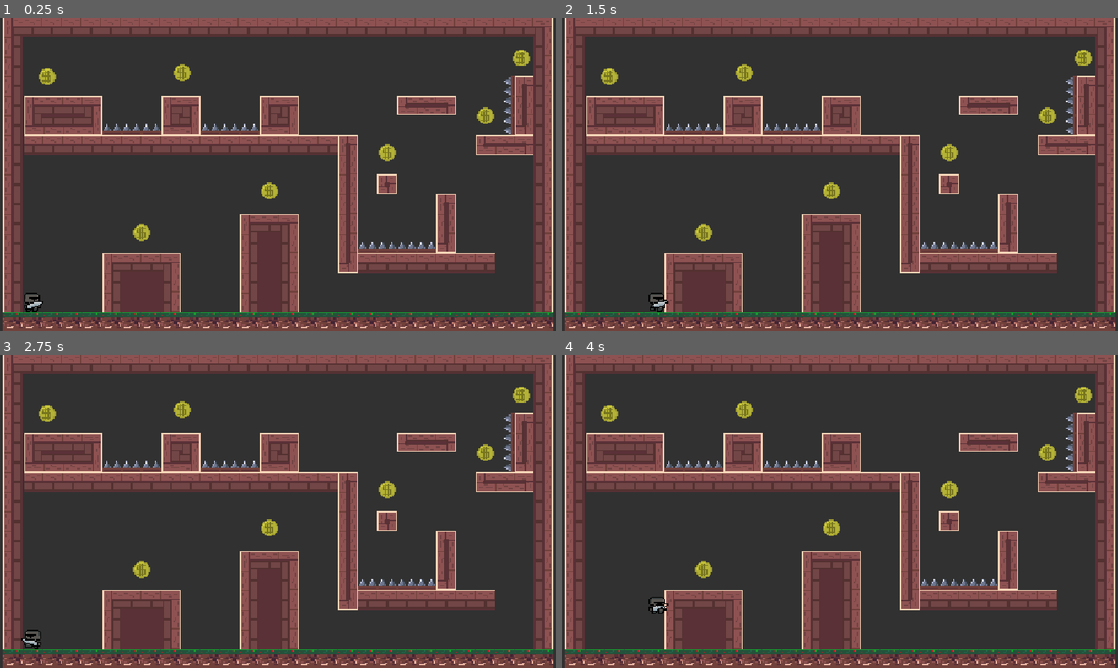
Above: before the commit, frames 1-4 (two rows, left to right).
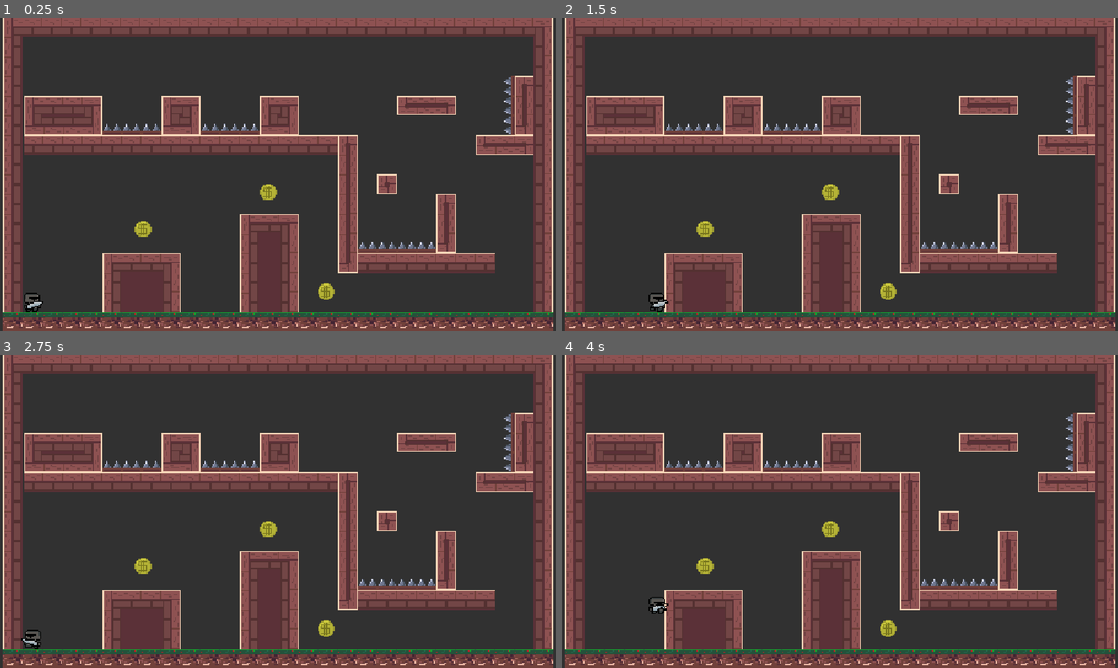
Above: after the commit, the same moments.

Repository: Marcausente/KnightGame2DGodot
Game: Godot game, scene res://Escenas/escena_principal/escena_principal.tscn
Two runs of this game, one before a commit and one after it. Both use one fixed random seed, a clock stepped at 60 frames per second and the inputs below.
Inputs:
- Up to frame 1 (0.25 s): no input
- Up to frame 2 (1.5 s): tap Enter at 0.5 s; hold D (derecha) from 0.53 s (still down); tap W (saltar) at 0.77 s
- Up to frame 3 (2.75 s): tap W (saltar) at 1.52 s; release D (derecha) at 2.03 s; hold A (izquierda) from 2.03 s (still down)
- Up to frame 4 (4 s): release A (izquierda) at 2.78 s; hold D (derecha) from 2.78 s (still down); tap W (saltar) at 3.02, 3.77 s

The runs differ from the first frame. In frame 1, 1.0% of the frame differs, in the area x 7-96%, y 10-90%; in frame 2, 1.0%; in frame 3, 1.0%; in frame 4, 1.0%.

Commit message:
FEAT: Fix error que no nos permitia recoger las monedas correctamente
Error solventado ya que no estaba bien ligado el script a contenedor monedas

Diff:
--- a/Escenas/Contenedor_Monedas/conentedor_monedas.gd
+++ b/Escenas/Contenedor_Monedas/conentedor_monedas.gd
@@ -1,11 +1,19 @@
-extends Node
+extends Node2D
+
 
 var _total_monedas: int
-var _monedas_regcogidas: int
-
+var _monedas_recogidas: int = 0
 
 # Called when the node enters the scene tree for the first time.
 func _ready() -> void:
-	pass # Replace with function body.
-	var monedas:=get_children() #Nos devuelve el array de monedas hijas
-	_total_monedas = monedas.size() #Nos da el numero total de momendas del nivel sacado del array de monedas
+	var monedas := get_children() # Nos devuelve el array de monedas hijas
+	_total_monedas = monedas.size() # Nos da el número total de monedas del nivel sacado del array
+
+	for i in _total_monedas: # 'i' es el número de índice (0, 1, 2...), almacenamos la moneda en cuestion en i en cada ciclo
+		var moneda = monedas[i] # Obtenemos el nodo moneda usando el índice 'i', ahora la moneda es el numero de monedas del arrau
+		if moneda.has_signal("moneda_recogida"): # Si tiene la señal enviada por moneda
+			moneda.moneda_recogida.connect(_on_moneda_recogida) #"Cuando emitas la señal moneda_recogida, llama automáticamente a _on_moneda_recogida()."
+
+func _on_moneda_recogida() -> void:
+	_monedas_recogidas += 1
+	print("Monedas recogidas: ", _monedas_recogidas, "/", _total_monedas)
--- a/Escenas/Contenedor_Monedas/conentedor_monedas.tscn
+++ b/Escenas/Contenedor_Monedas/conentedor_monedas.tscn
@@ -2,5 +2,5 @@
 
 [ext_resource type="Script" uid="uid://bdlt0poe8h283" path="res://Escenas/Contenedor_Monedas/conentedor_monedas.gd" id="1_anhha"]
 
-[node name="ConentedorMonedas" type="Node" unique_id=268482440]
+[node name="ConentedorMonedas" type="Node2D" unique_id=268482440]
 script = ExtResource("1_anhha")
--- a/Escenas/Nivel1/nivel_1.tscn
+++ b/Escenas/Nivel1/nivel_1.tscn
@@ -4,6 +4,7 @@
 [ext_resource type="PackedScene" uid="uid://bwkonjhs6g5a3" path="res://Escenas/bordes/bordes.tscn" id="2_aqv8d"]
 [ext_resource type="PackedScene" uid="uid://cxm8wxdnmii3w" path="res://Escenas/personaje/personaje.tscn" id="3_c3j3g"]
 [ext_resource type="PackedScene" uid="uid://c6l7ggwpsde7q" path="res://Escenas/moneda/moneda.tscn" id="4_2svej"]
+[ext_resource type="PackedScene" uid="uid://dxagokho6vqdp" path="res://Escenas/Contenedor_Monedas/conentedor_monedas.tscn" id="4_xa6wb"]
 
 [node name="Nivel1" type="Node2D" unique_id=1476173266]
 
@@ -17,23 +18,13 @@
 [node name="Personaje" parent="." unique_id=1115841959 instance=ExtResource("3_c3j3g")]
 position = Vector2(-199, 101)
 
-[node name="Moneda" parent="." unique_id=1063987536 instance=ExtResource("4_2svej")]
-position = Vector2(-111, 47)
+[node name="ConentedorMonedas" parent="." unique_id=268482440 instance=ExtResource("4_xa6wb")]
 
-[node name="Moneda2" parent="." unique_id=1852658333 instance=ExtResource("4_2svej")]
-position = Vector2(-7, 13)
+[node name="Moneda" parent="ConentedorMonedas" unique_id=1063987536 instance=ExtResource("4_2svej")]
+position = Vector2(39, 95)
 
-[node name="Moneda3" parent="." unique_id=1445935054 instance=ExtResource("4_2svej")]
-position = Vector2(89, -18)
+[node name="Moneda2" parent="ConentedorMonedas" unique_id=543274284 instance=ExtResource("4_2svej")]
+position = Vector2(-8, 14)
 
-[node name="Moneda4" parent="." unique_id=111602972 instance=ExtResource("4_2svej")]
-position = Vector2(198, -95)
-
-[node name="Moneda5" parent="." unique_id=614441162 instance=ExtResource("4_2svej")]
-position = Vector2(169, -48)
-
-[node name="Moneda6" parent="." unique_id=1581812726 instance=ExtResource("4_2svej")]
-position = Vector2(-78, -83)
-
-[node name="Moneda7" parent="." unique_id=1725740858 instance=ExtResource("4_2svej")]
-position = Vector2(-188, -80)
+[node name="Moneda3" parent="ConentedorMonedas" unique_id=1268069368 instance=ExtResource("4_2svej")]
+position = Vector2(-110, 44)
--- a/Escenas/moneda/moneda.gd
+++ b/Escenas/moneda/moneda.gd
@@ -9,6 +9,6 @@
 
 
 func _on_area_2d_body_entered(body: Node2D) -> void:
-	queue_free()
 	print("moneda")
 	moneda_recogida.emit()
+	queue_free()
